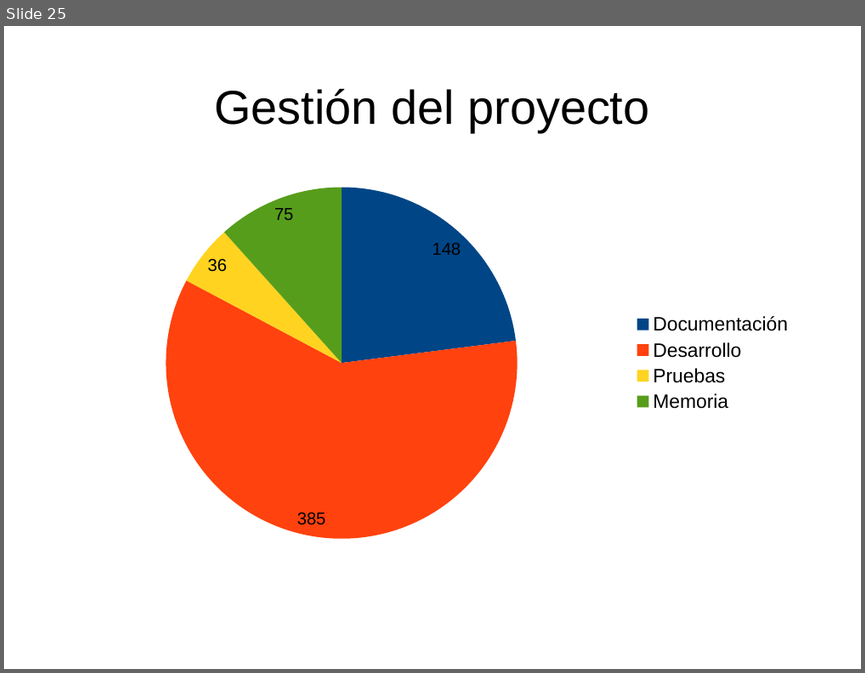
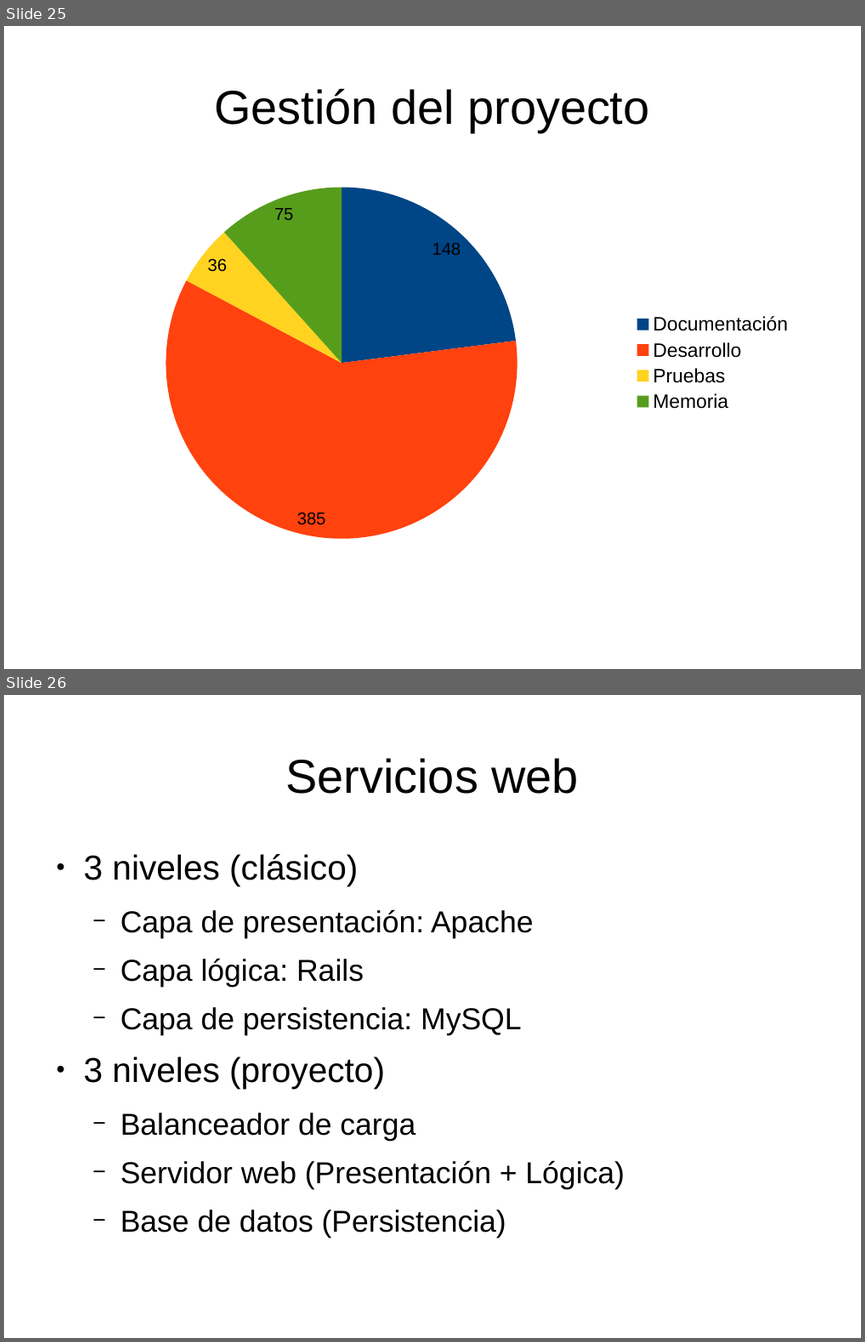
Before and after one commit to dcere/pfc, a slide deck: adm/presentacion/presentacion.odp. Shown one above the other, each under a label of ours: slide 25 before the commit, slides 25 and 26 after it. The pictures are 865x673 and 865x1342 pixels, drawn with LibreOffice and Linux fonts; fonts in the diff are those of the drawing. Boxes give left, top, right and bottom in pixels: in the first picture for what was removed or moved away, otherwise in the second. Text is boxed around its words. In the diff, an @@ line names an element or a change of style, - is before the commit and + after.

```diff
--- a/adm/presentacion/presentacion.odp
+++ b/adm/presentacion/presentacion.odp
@@ slide 26 added at (x1=4, y1=695, x2=861, y2=1338), background #FFFFFF @@
@@ title added at (x1=285, y1=758, x2=578, y2=794), 44 pt, text #000000 @@
+Servicios web
@@ text added at (x1=84, y1=854, x2=624, y2=1237), 28 pt, text #000000 @@
+● 3 niveles (clásico)
+  − Capa de presentación: Apache
+  − Capa lógica: Rails
+  − Capa de persistencia: MySQL
+● 3 niveles (proyecto)
+  − Balanceador de carga
+  − Servidor web (Presentación + Lógica)
+  − Base de datos (Persistencia)
```
Also in this commit, not shown: 2 other slides added, 1 slide removed, 1 other file.
